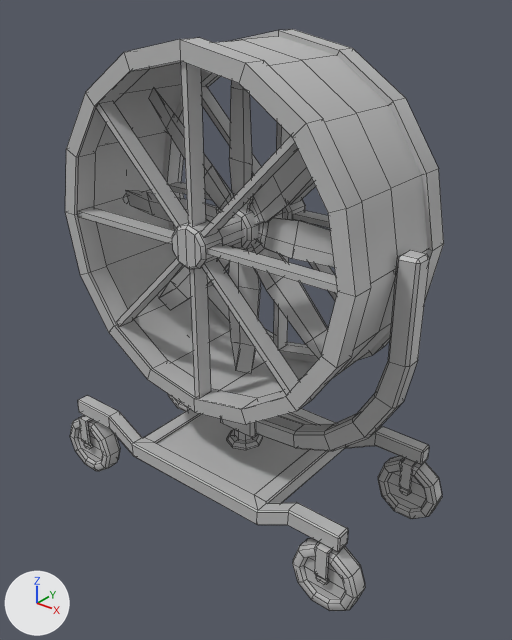
Renders of the FBX model Art/Export/SM/SM_FanwBase.fbx from each side of a commit.
Both versions are drawn from a camera (50 mm lens) standing at (13.07, -15.7, 15.42) and looking at (0.53, -0.03, 5.7). Arrows for +X, +Y and +Z are at lower left; the lights stay in place. Mesh edges are drawn as thin lines. Where no turn or scale is listed for an object, it has been applied to the vertices. Vertices at the same position are counted once.

In view in the first picture: 'SM_FanwBase'.
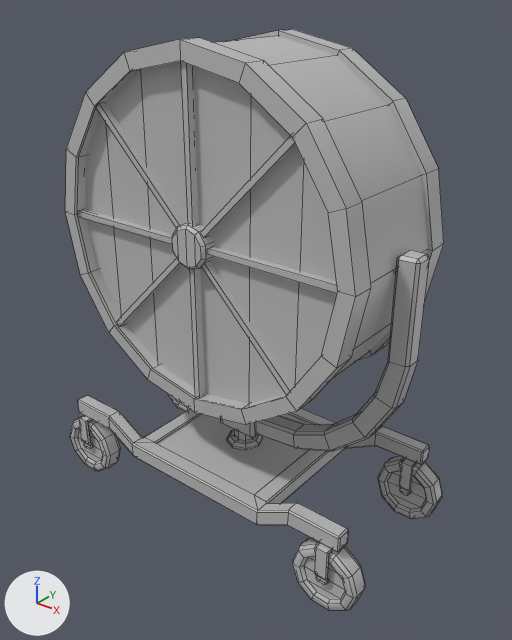
Pixel boxes [x1, y1, x2, y2] of what changed, in the pictures (512 x 640 px):
part 1 of me_mesh, added: after [85, 62, 337, 403]
part 2 of me_mesh, cut back: [214, 36, 428, 378] in both

Diff of the bpy script that builds the scene:
```diff
--- a/Art/Export/SM/SM_FanwBase.fbx.py
+++ b/Art/Export/SM/SM_FanwBase.fbx.py
@@ me_mesh @@
 # used by ob_sm_fanwbase; location = (0.0, 0.0, 6.43)
-me_mesh.from_pydata(...)  # 1692 vertices, 1514 faces; spans x -6.3..6.3, y -2.9..2.9, z -7.6..7.6
+me_mesh.from_pydata(...)  # 1710 vertices, 1520 faces; spans x -6.3..6.3, y -2.9..2.9, z -7.6..7.6
+# me_mesh part 1: a new loose piece of 21 vertices spanning x -5.0..5.0, y -2.0, z -2.8..7.2, in mat_lambert1 (grey #bcbcbc)
+# me_mesh part 2
+# 24 vertices are removed from x -5.2..5.2, y -2.3..2.3, z -3.0..7.4
+# 44 faces are deleted
+# 26 new faces join them
 me_mesh.materials.append(mat_lambert1)
```
